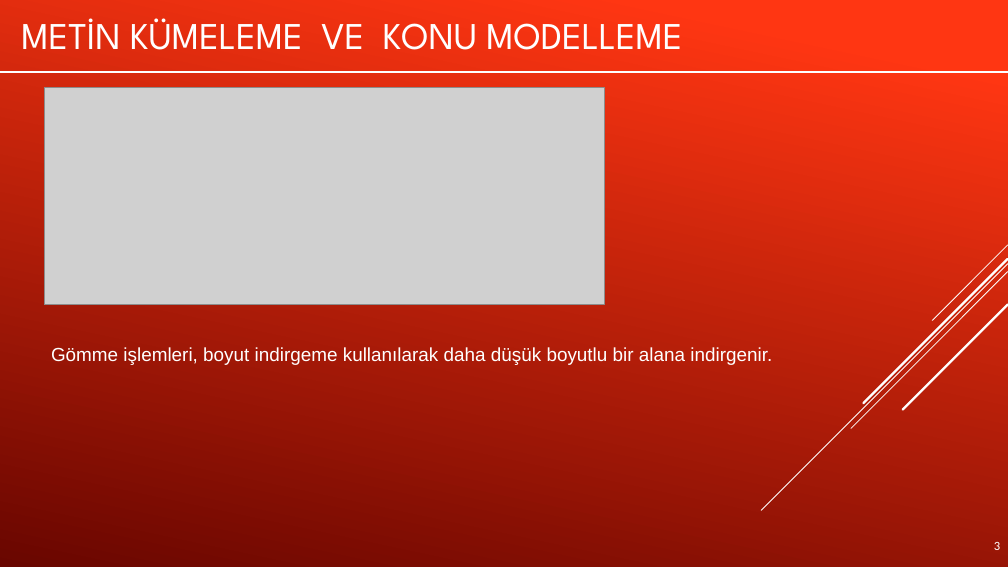
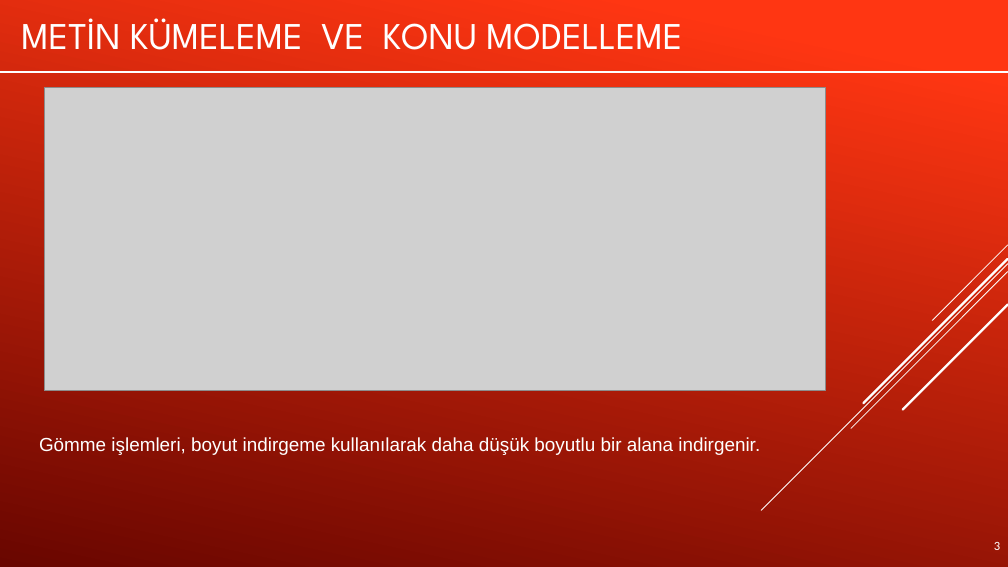
Before and after one commit to muratsimsek003/YZM423_LLM, a slide deck: slide 8 of LLMWEEK5.pptx (slide 7 before the commit). Drawn at 1008x567 pixels with LibreOffice and Linux fonts; fonts in the diff are those of the drawing; grey boxes stand for pictures. Boxes give left, top, right and bottom in pixels: in the first picture for what was removed or moved away, otherwise in the second. Text is boxed around its words. In the diff, an @@ line names an element or a change of style, - is before the commit and + after.

```diff
--- a/LLMWEEK5.pptx
+++ b/LLMWEEK5.pptx
@@ picture: place and size @@
-picture at bbox=[44, 87, 604, 305]
+picture at bbox=[44, 87, 825, 390]
@@ text "Gömme işlemleri, boyut indirgeme kullanılarak ...": place and size @@
-text "Gömme işlemleri, boyut indirgeme kullanılarak ..." at bbox=[51, 347, 772, 365]
+text "Gömme işlemleri, boyut indirgeme kullanılarak ..." at bbox=[39, 437, 760, 455]
```
Also in this commit, not shown: 14 slides added.
